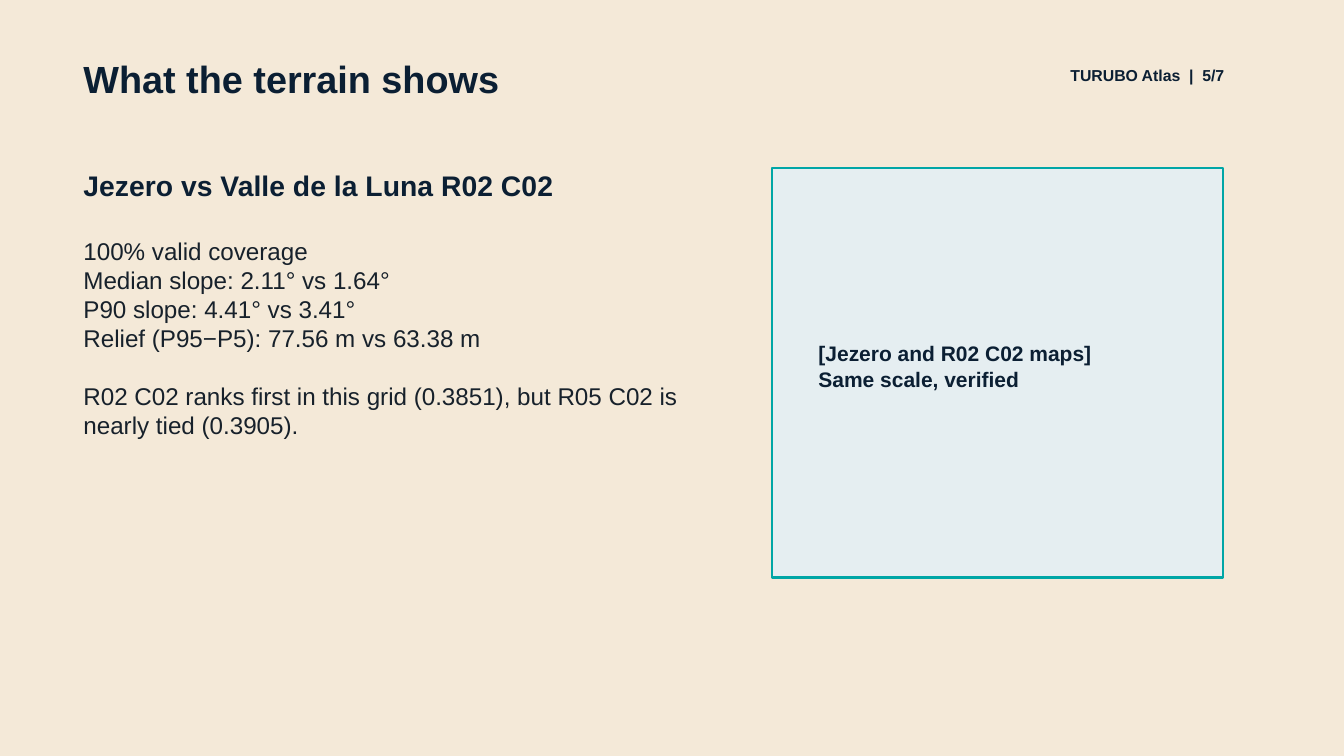
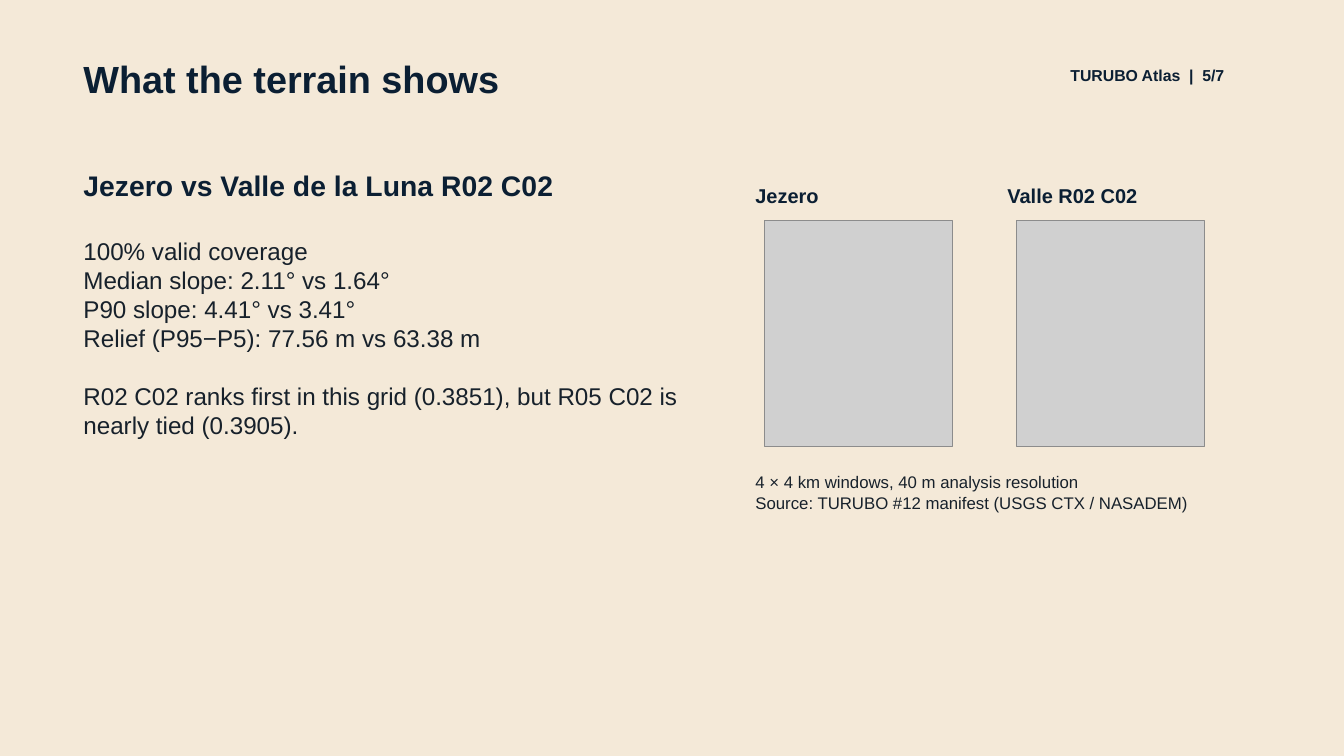
Before and after one commit to federicorv25/turubo, a slide deck: slide 5 of submission/output/turubo-demo-en-draft.pptx. Drawn at 1344x756 pixels with LibreOffice and Linux fonts; fonts in the diff are those of the drawing; grey boxes stand for pictures. Boxes give left, top, right and bottom in pixels: in the first picture for what was removed or moved away, otherwise in the second. Text is boxed around its words. In the diff, an @@ line names an element or a change of style, - is before the commit and + after.

```diff
--- a/submission/output/turubo-demo-en-draft.pptx
+++ b/submission/output/turubo-demo-en-draft.pptx
@@ rectangle removed at box(772, 168, 1224, 578) @@
@@ text at box(755, 189, 818, 204): text changed; size 15 to 14.2 pt @@
-[Jezero and R02 C02 maps]
-Same scale, verified
+Jezero
@@ text added at box(1007, 188, 1138, 204), 14.2 pt, text #0B1F33, bold @@
+Valle R02 C02
@@ picture added at box(764, 221, 953, 447) @@
@@ picture added at box(1016, 221, 1205, 447) @@
@@ text added at box(755, 476, 1188, 513), 12 pt, text #17212B @@
+4 × 4 km windows, 40 m analysis resolution
+Source: TURUBO #12 manifest (USGS CTX / NASADEM)
```
Also in this commit, not shown: 1 other file.
